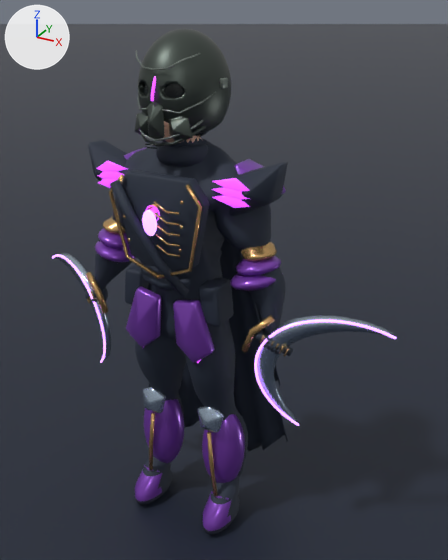
The Blender file ArtSource/Heroes/ConceptModels/Zhaev-model.blend as it was, and as the next commit left it.
Both versions are drawn from a 50 mm lens placed at (1.136, -1.789, 1.965), pointed at (0.102, 0.09, 1.026). Lighting does not change. The marker at upper left points along +X, +Y and +Z. The picture after the commit comes second.

Names of what the first picture shows: 'DF_Anatomy', 'DF_WeaponL', 'DF_WeaponR', 'Plane'.
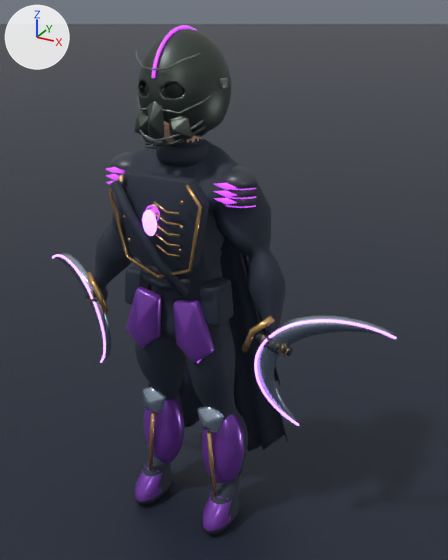
The edits, one by one:
Material 'Zhaev concept surface 1' (mat_zhaev_concept_surface_1) is new.
Its base color is (0.039, 0.046, 0.061) (dark grey #383d46).
Its metallic is 0.08.
Its roughness is 0.38.
me_df_anatomy is used by ob_df_anatomy; location (0.0, 0.0, 0.0).
me_df_anatomy had 26421 vertices, 27512 faces and spanned x -0.43..0.43, y -0.24..0.25, z 0.02..1.9.
me_df_anatomy now has 26563 vertices, 30254 faces and spans x -0.43..0.43, y -0.24..0.25, z 0.02..1.91.
me_df_anatomy part 1: the loose piece of 13 vertices spanning x -0.3..-0.17, y -0.12..-0.1, z 1.38..1.43 is scaled about its middle by (0.629, 0.5, 0.459), then moved by (0.02, 0.0, 0.0).
me_df_anatomy part 2: the loose piece of 13 vertices spanning x 0.17..0.3, y -0.12..-0.1, z 1.38..1.43 is scaled about its middle by (0.629, 0.5, 0.459), then moved by (-0.02, 0.0, 0.0).
me_df_anatomy part 3: 6 loose pieces with 2160 vertices, spanning x -0.38..0.38, y -0.13..0.06, z 1.08..1.25, are deleted.
me_df_anatomy part 4: 27 vertices moved from x -0.29..0.29, y -0.2..-0.02, z 1.35..1.49 to x -0.26..0.25, y -0.2..-0.01, z 1.35..1.49; 561 vertices removed from x -0.38..0.38, y -0.12..0.11, z 1.33..1.52; 1123 vertices added at x -0.29..0.29, y -0.12..0.0, z 1.38..1.49.
me_df_anatomy part 5: 2 vertices moved within x 0.0, y -0.16, z 1.77; 356 vertices removed from x -0.01..0.01, y -0.18..0.14, z 1.7..1.85; 416 vertices added at x -0.01..0.01, y -0.17..0.19, z 1.77..1.91.
Other edits to the shape of me_df_anatomy do not show in these pictures.
me_df_anatomy gains material mat_zhaev_concept_surface_1 (dark grey #383d46).

Pixel boxes (x1, y1, x2, y2) of what changed, in the pictures (448 x 560 px; the box of a moved part takes in the faces that stretch with it):
'DF_Anatomy', reshaped
    before: (85, 29, 288, 535)
    after: (85, 25, 288, 535)
part 1 of me_df_anatomy, moved or reshaped
    before: (98, 179, 118, 188)
    after: (106, 181, 114, 184)
part 2 of me_df_anatomy, moved or reshaped
    before: (212, 195, 250, 208)
    after: (213, 198, 237, 205)
part 3 of me_df_anatomy, deleted
    before: (95, 216, 283, 291)
part 4 of me_df_anatomy, moved or reshaped
    before: (88, 140, 288, 216)
    after: (106, 152, 257, 207)
part 5 of me_df_anatomy, moved or reshaped (mostly hidden before)
    before: (150, 76, 156, 101)
    after: (151, 25, 197, 78)
